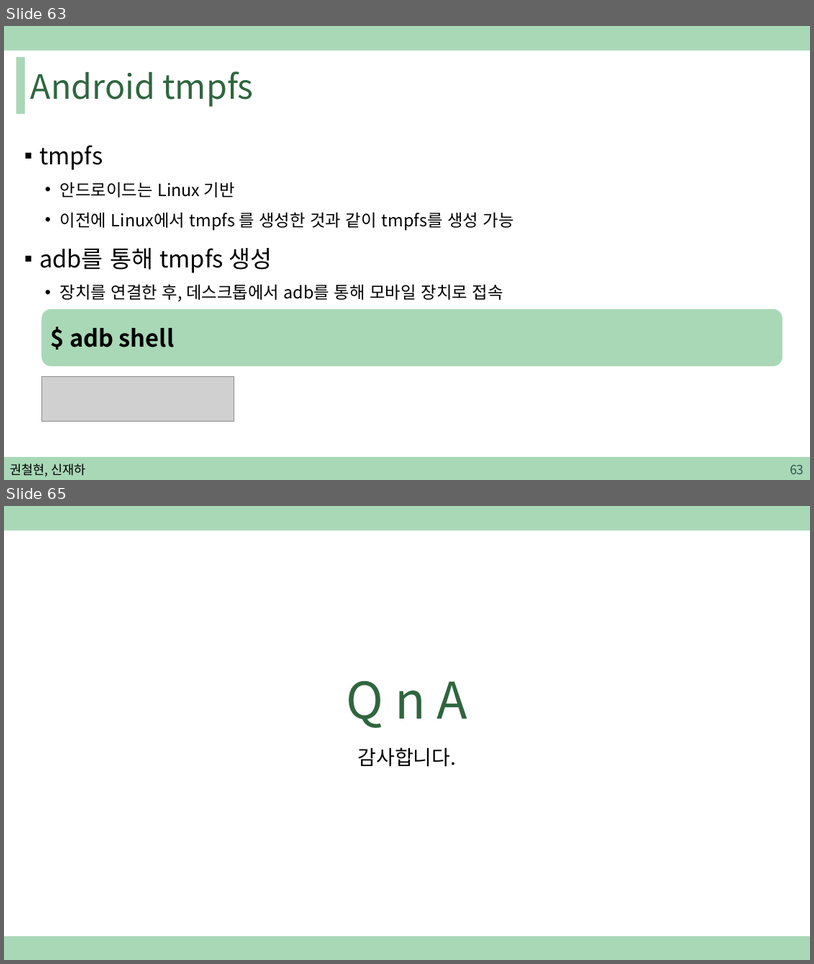
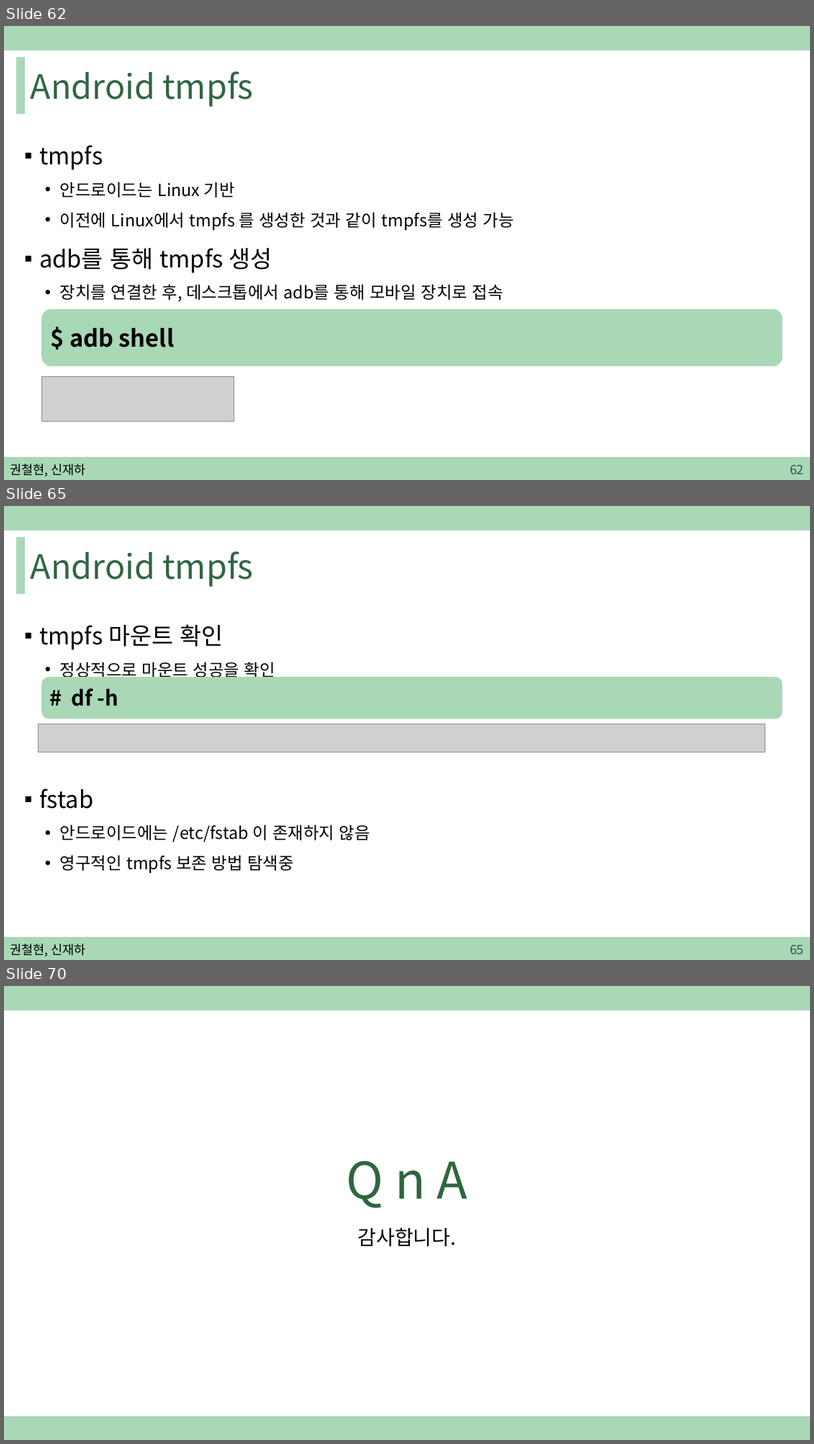
Before and after one commit to sjh4287/capston, a slide deck: 2022.02.18/권철현,신재하.pptx. Shown one above the other, each under a label of ours: slides 63 and 65 before the commit, slides 62, 65 and 70 after it; the slides between them are not shown. The pictures are 814x964 and 814x1444 pixels, drawn with LibreOffice and Linux fonts; fonts in the diff are those of the drawing; grey boxes stand for pictures. Boxes give left, top, right and bottom in pixels: in the first picture for what was removed or moved away, otherwise in the second. Text is boxed around its words. In the diff, an @@ line names an element or a change of style, - is before the commit and + after.

```diff
--- a/2022.02.18/권철현,신재하.pptx
+++ b/2022.02.18/권철현,신재하.pptx
@@ slide 65 added at <box>4,506,810,960</box>, background #FFFFFF; not listed: 3 template elements that a slide beside it also shows @@
@@ title added at <box>31,551,253,587</box>, 40 pt, text #2F663E @@
+Android tmpfs
@@ text added at <box>39,624,370,873</box>, 20 pt, text #000000 @@
+▪ tmpfs 마운트 확인
+  • 정상적으로 마운트 성공을 확인
+▪ fstab
+  • 안드로이드에는 /etc/fstab 이 존재하지 않음
+  • 영구적인 tmpfs 보존 방법 탐색중
@@ rounded rectangle added at <box>41,677,783,718</box>, fill #A9D8B7, 25 pt, text #000000, bold @@
+# df -h
@@ picture added at <box>38,723,766,752</box> @@
@@ text added at <box>10,943,85,956</box>, 15 pt, text #000000 @@
+권철현, 신재하
@@ page number added at <box>790,944,804,954</box>, 15 pt, text #305250 @@
+65
@@ what was slide 63 is now slide 62 @@
@@ page number at <box>790,464,804,474</box>: text changed @@
-63
+62
@@ what was slide 65 is now slide 70 @@
```
Also in this commit, not shown: 11 slides changed, 4 other slides added.
